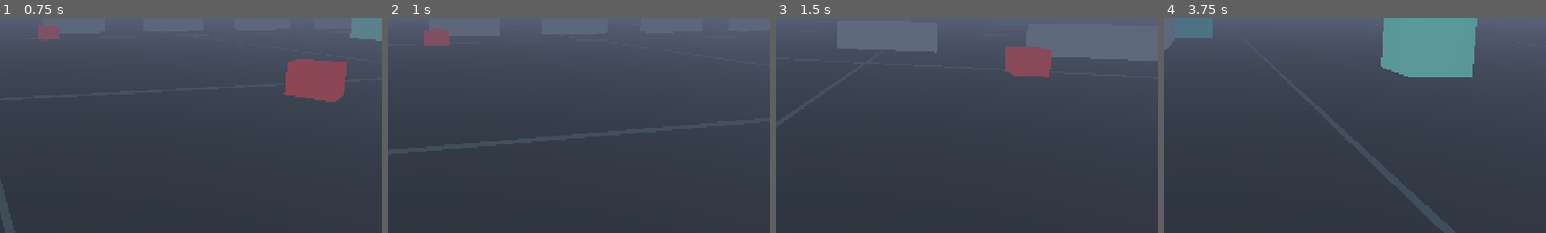
Above: before the commit, frames 1-4 (left to right).
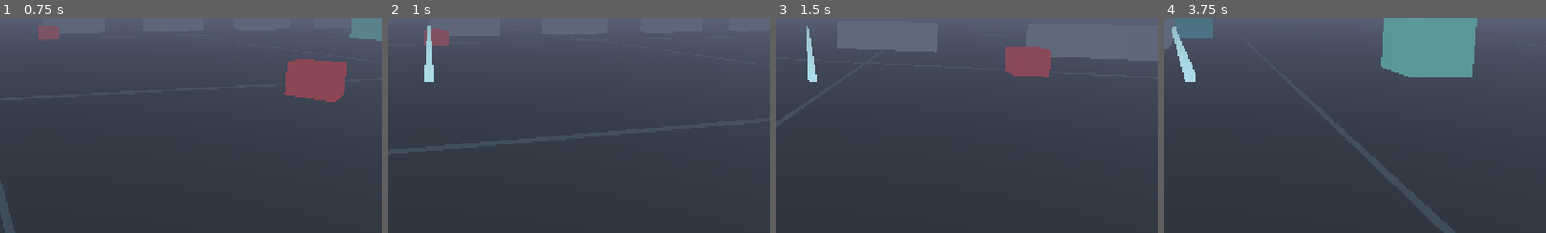
Above: after the commit, the same moments.

Repository: kylebrussell/Gridwake
Game: Godot game, scene res://scenes/main.tscn
Same seed, same stepped clock (60 frames per second), same inputs: the game is played once before the commit and once after it.
Inputs (mouse positions are % of the whole screen's width and height, from its top left):
- Up to frame 1 (0.75 s): tap Enter at 0.5 s; move the mouse to (55, 50) at 0.52 s; hold Up from 0.53 s (still down); hold Space from 0.53 s (still down); click (55, 50) at 0.67 s
- Up to frame 2 (1 s): keep holding Up; keep holding Space
- Up to frame 3 (1.5 s): keep holding Up; move the mouse to (45, 50) at 1.27 s; release Space at 1.28 s; tap Q at 1.35 s; click (45, 50) at 1.42 s
- Up to frame 4 (3.75 s): keep holding Up; tap Space at 1.52, 1.55, 1.82, 2.3, 2.85, 3.02, 3.32 s; move the mouse to (52, 48) at 2.02 s; hold E 2.03-2.78 s; click (52, 48) at 2.17 s; move the mouse to (49, 52) at 2.77 s; click (49, 52) at 2.92 s; move the mouse to (57, 51) at 3.52 s; hold Q from 3.53 s (still down); click (57, 51) at 3.67 s
The pictures show only the part of the screen within x 45-95%, y 42-92%; the shares and areas given below are measured in that part.

Frame 1 is identical in both runs. In frame 2, 0.4% of the frame differs, in the area x 9-12%, y 3-30%; in frame 3, 0.4%; in frame 4, 0.6%, in the area x 2-9%, y 4-30%.

Commit message:
Fix demo strafe and shot feedback

Diff:
--- a/examples/godot_psx_demo/scripts/main.gd
+++ b/examples/godot_psx_demo/scripts/main.gd
@@ -1,6 +1,8 @@
 extends Node3D
 
 const GridwakeProtocol := preload("res://scripts/gridwake_protocol.gd")
+const LOCAL_FIRE_COOLDOWN_MSEC := 380
+const SHOT_FLASH_SECONDS := 0.12
 
 @export var server_host := "127.0.0.1"
 @export var server_port := 3456
@@ -30,6 +32,8 @@
 var camera_initialized := false
 var camera_look_position := Vector3.ZERO
 var input_accumulator := 0.0
+var next_local_fire_msec := 0
+var shot_flash_seconds := 0.0
 var snapshot_sequence := -1
 var packets_received := 0
 var packets_backlogged := 0
@@ -73,6 +77,9 @@
 var camera: Camera3D
 var hud: Label
 var crosshair_root: Control
+var crosshair_marks: Array = []
+var shot_beam: MeshInstance3D
+var shot_beam_mesh: BoxMesh
 var cover_nodes: Dictionary = {}
 var damaged_cover_nodes: Dictionary = {}
 var ruined_cover_nodes: Dictionary = {}
@@ -105,6 +112,8 @@
 func _input(event: InputEvent) -> void:
 	if event is InputEventMouseButton and event.pressed:
 		Input.set_mouse_mode(Input.MOUSE_MODE_CAPTURED)
+		if event.button_index == MOUSE_BUTTON_LEFT:
+			_try_trigger_shot_feedback()
 	if event is InputEventMouseMotion and Input.get_mouse_mode() == Input.MOUSE_MODE_CAPTURED and local_player_health > 0.0:
 		player_yaw -= event.relative.x * mouse_sensitivity
 	if event is InputEventKey and event.pressed and event.keycode == KEY_ESCAPE:
@@ -112,10 +121,13 @@
 			Input.set_mouse_mode(Input.MOUSE_MODE_VISIBLE)
 		else:
 			Input.set_mouse_mode(Input.MOUSE_MODE_CAPTURED)
+	elif event is InputEventKey and event.pressed and event.keycode == KEY_SPACE:
+		_try_trigger_shot_feedback()
 
 
 func _process(delta: float) -> void:
 	_update_camera(delta)
+	_update_shot_feedback(delta)
 	_update_hud()
 
 
@@ -173,6 +185,7 @@
 	_create_materials()
 	_create_floor()
 	_create_arena_props()
+	_create_shot_feedback()
 
 	var canvas := CanvasLayer.new()
 	hud = Label.new()
@@ -193,11 +206,17 @@
 	canvas.add_child(crosshair_root)
 
 	var color := Color(0.78, 0.95, 1.0, 0.78)
-	crosshair_root.add_child(_crosshair_rect(Vector2(-1.0, -1.0), Vector2(2.0, 2.0), color))
-	crosshair_root.add_child(_crosshair_rect(Vector2(-1.0, -14.0), Vector2(2.0, 8.0), color))
-	crosshair_root.add_child(_crosshair_rect(Vector2(-1.0, 6.0), Vector2(2.0, 8.0), color))
-	crosshair_root.add_child(_crosshair_rect(Vector2(-14.0, -1.0), Vector2(8.0, 2.0), color))
-	crosshair_root.add_child(_crosshair_rect(Vector2(6.0, -1.0), Vector2(8.0, 2.0), color))
+	_add_crosshair_rect(Vector2(-1.0, -1.0), Vector2(2.0, 2.0), color)
+	_add_crosshair_rect(Vector2(-1.0, -14.0), Vector2(2.0, 8.0), color)
+	_add_crosshair_rect(Vector2(-1.0, 6.0), Vector2(2.0, 8.0), color)
+	_add_crosshair_rect(Vector2(-14.0, -1.0), Vector2(8.0, 2.0), color)
+	_add_crosshair_rect(Vector2(6.0, -1.0), Vector2(8.0, 2.0), color)
+
+
+func _add_crosshair_rect(offset: Vector2, size: Vector2, color: Color) -> void:
+	var rect := _crosshair_rect(offset, size, color)
+	crosshair_marks.append(rect)
+	crosshair_root.add_child(rect)
 
 
 func _crosshair_rect(offset: Vector2, size: Vector2, color: Color) -> ColorRect:
@@ -213,6 +232,18 @@
 	rect.offset_bottom = offset.y + size.y
 	rect.mouse_filter = Control.MOUSE_FILTER_IGNORE
 	return rect
+
+
+func _create_shot_feedback() -> void:
+	shot_beam_mesh = BoxMesh.new()
+	shot_beam_mesh.size = Vector3(0.18, 0.18, 36.0)
+
+	shot_beam = MeshInstance3D.new()
+	shot_beam.mesh = shot_beam_mesh
+	shot_beam.material_override = _material(Color(0.74, 0.96, 1.0))
+	shot_beam.cast_shadow = GeometryInstance3D.SHADOW_CASTING_SETTING_OFF
+	shot_beam.visible = false
+	add_child(shot_beam)
 
 
 func _create_materials() -> void:
@@ -354,7 +385,7 @@
 	player_yaw += turn * turn_speed * delta
 
 	var forward := Vector3(sin(player_yaw), 0.0, cos(player_yaw))
-	var right := Vector3(forward.z, 0.0, -forward.x)
+	var right := Vector3(-forward.z, 0.0, forward.x)
 	var movement := Vector3.ZERO
 	if Input.is_key_pressed(KEY_UP) or Input.is_key_pressed(KEY_W):
 		movement += forward
@@ -840,11 +871,50 @@
 
 
 func _send_input() -> void:
-	udp.put_packet(GridwakeProtocol.encode_input(player_position, player_yaw, _fire_pressed()))
+	var fire := _fire_pressed()
+	if fire:
+		_try_trigger_shot_feedback()
+	udp.put_packet(GridwakeProtocol.encode_input(player_position, player_yaw, fire))
 
 
 func _fire_pressed() -> bool:
 	return Input.is_key_pressed(KEY_SPACE) or Input.is_mouse_button_pressed(MOUSE_BUTTON_LEFT)
+
+
+func _try_trigger_shot_feedback() -> void:
+	if local_player_health <= 0.0:
+		return
+	var now_msec := Time.get_ticks_msec()
+	if now_msec < next_local_fire_msec:
+		return
+	next_local_fire_msec = now_msec + LOCAL_FIRE_COOLDOWN_MSEC
+	shot_flash_seconds = SHOT_FLASH_SECONDS
+	_position_shot_beam(1.0)
+
+
+func _update_shot_feedback(delta: float) -> void:
+	if shot_flash_seconds > 0.0:
+		shot_flash_seconds = maxf(shot_flash_seconds - delta, 0.0)
+	var pulse := shot_flash_seconds / SHOT_FLASH_SECONDS
+	if shot_beam != null:
+		shot_beam.visible = pulse > 0.0
+		if pulse > 0.0:
+			_position_shot_beam(pulse)
+	var color := Color(0.78, 0.95, 1.0, 0.78)
+	if pulse > 0.0:
+		color = Color(1.0, 0.98, 0.72, 1.0)
+	for mark in crosshair_marks:
+		mark.color = color
+
+
+func _position_shot_beam(pulse: float) -> void:
+	if shot_beam == null:
+		return
+	var forward := Vector3(sin(player_yaw), 0.0, cos(player_yaw))
+	shot_beam.position = player_position + Vector3(0.0, 1.05, 0.0) + forward * 24.0
+	shot_beam.rotation = Vector3(0.0, player_yaw, 0.0)
+	var thickness := 1.0 + pulse * 1.8
+	shot_beam.scale = Vector3(thickness, thickness, 1.0)
 
 
 func _update_perf(delta: float) -> void:
